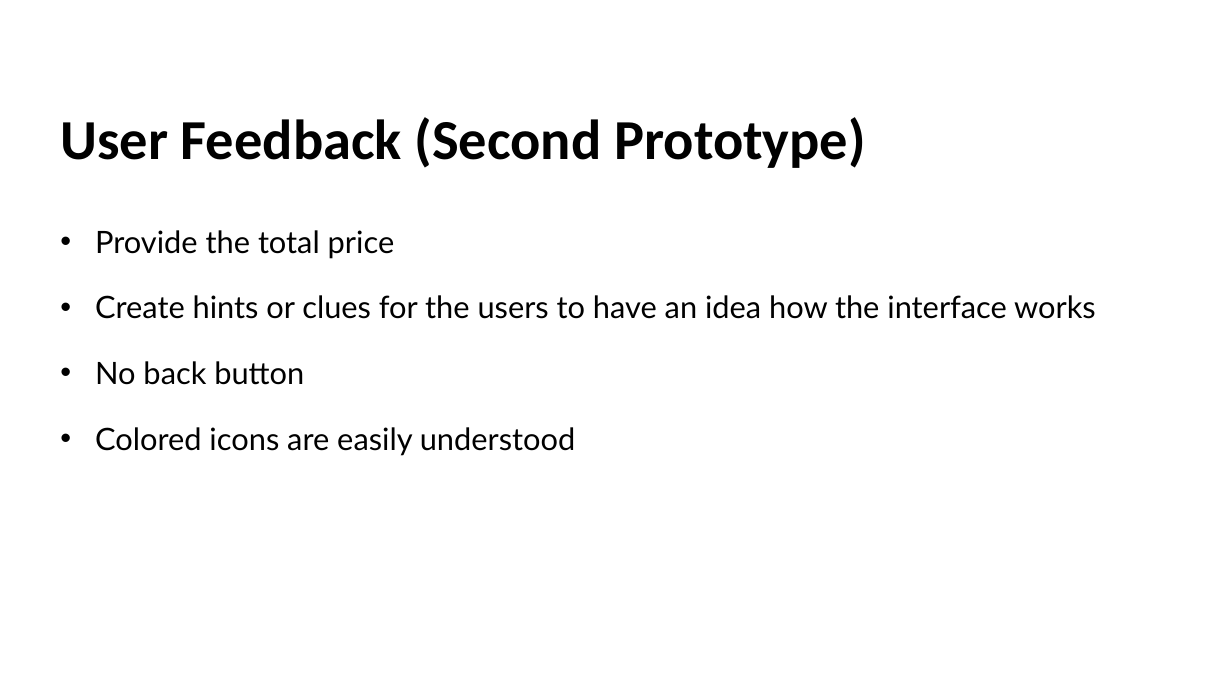
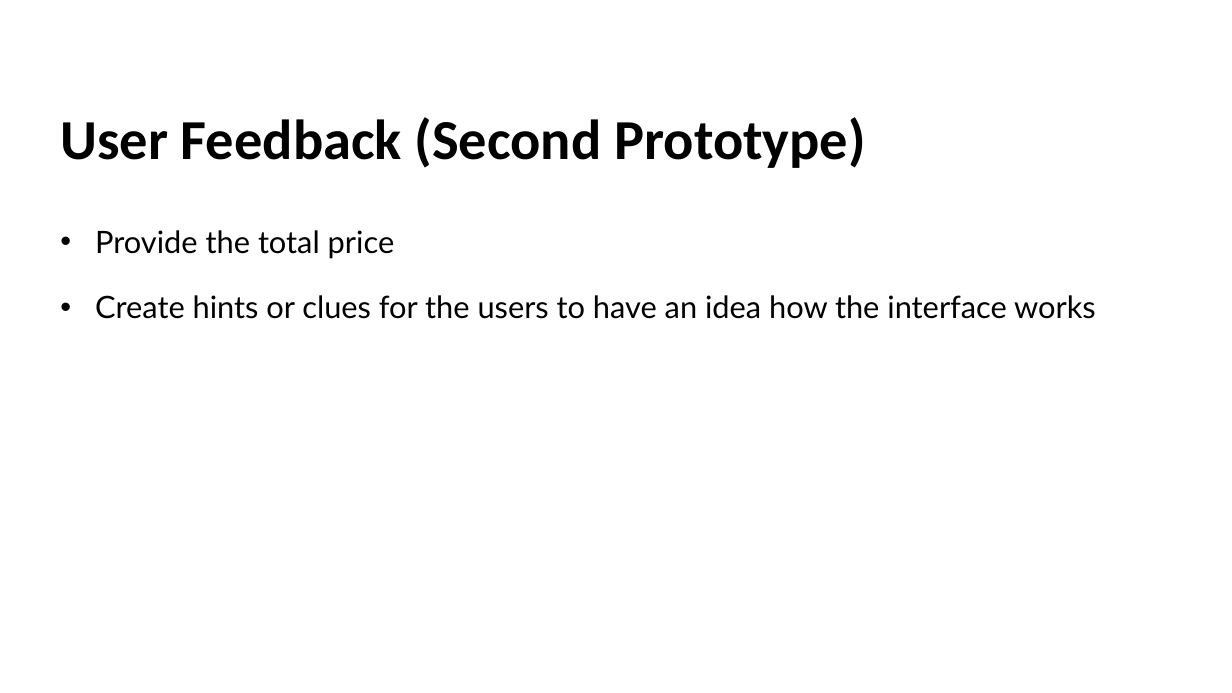
Before and after one commit to dbeler2/userdessf181-A1-dbeler2-jbermudo, a slide deck: slide 17 of userdes.pptx. Drawn at 1232x693 pixels with LibreOffice and Linux fonts; fonts in the diff are those of the drawing. Boxes give left, top, right and bottom in pixels: in the first picture for what was removed or moved away, otherwise in the second. Text is boxed around its words. In the diff, an @@ line names an element or a change of style, - is before the commit and + after.

```diff
--- a/userdes.pptx
+++ b/userdes.pptx
@@ text at <box>95,361,576,456</box>: paragraphs removed @@
-• No back button
-• Colored icons are easily understood
```
Also in this commit, not shown: 1 other slide changed.
